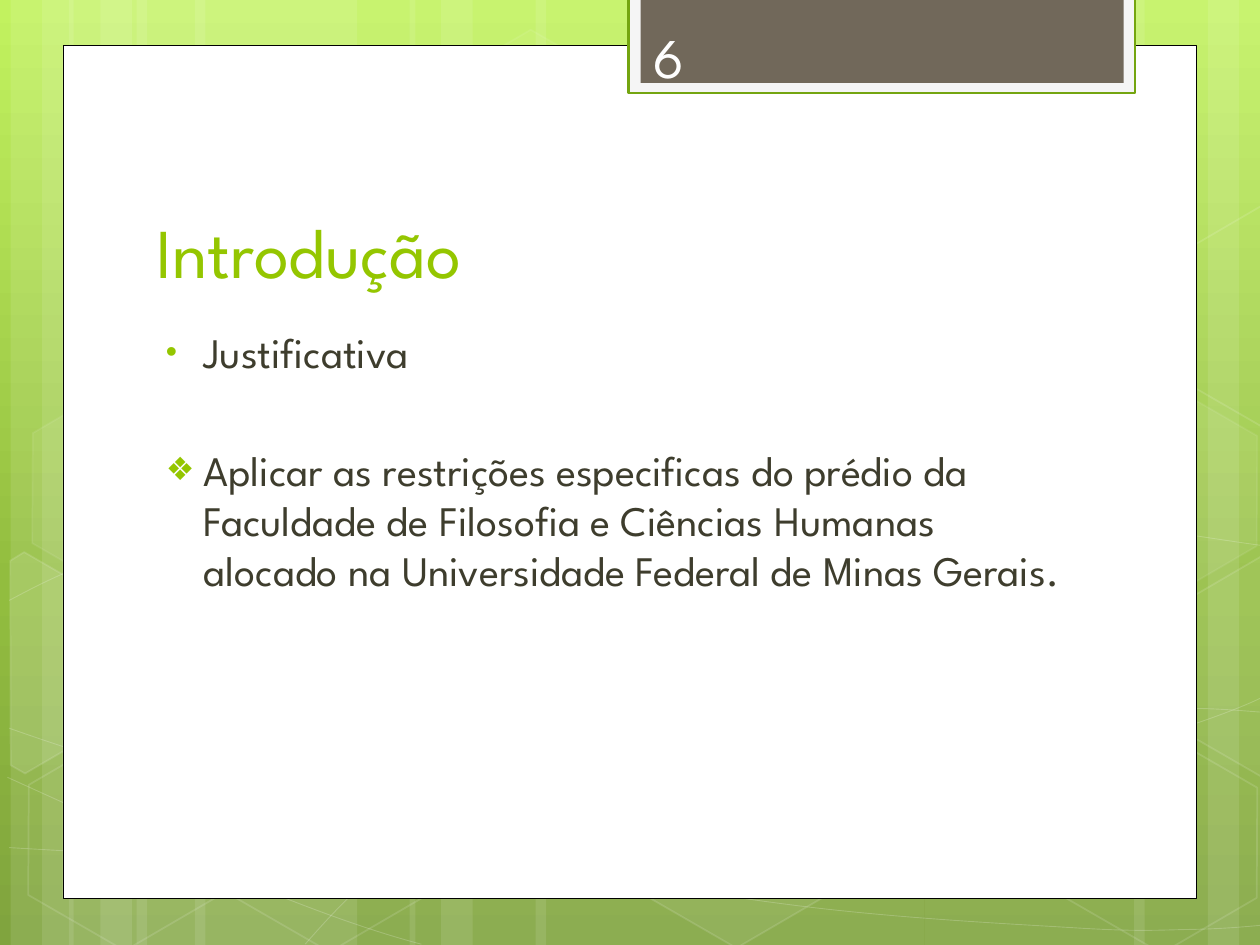
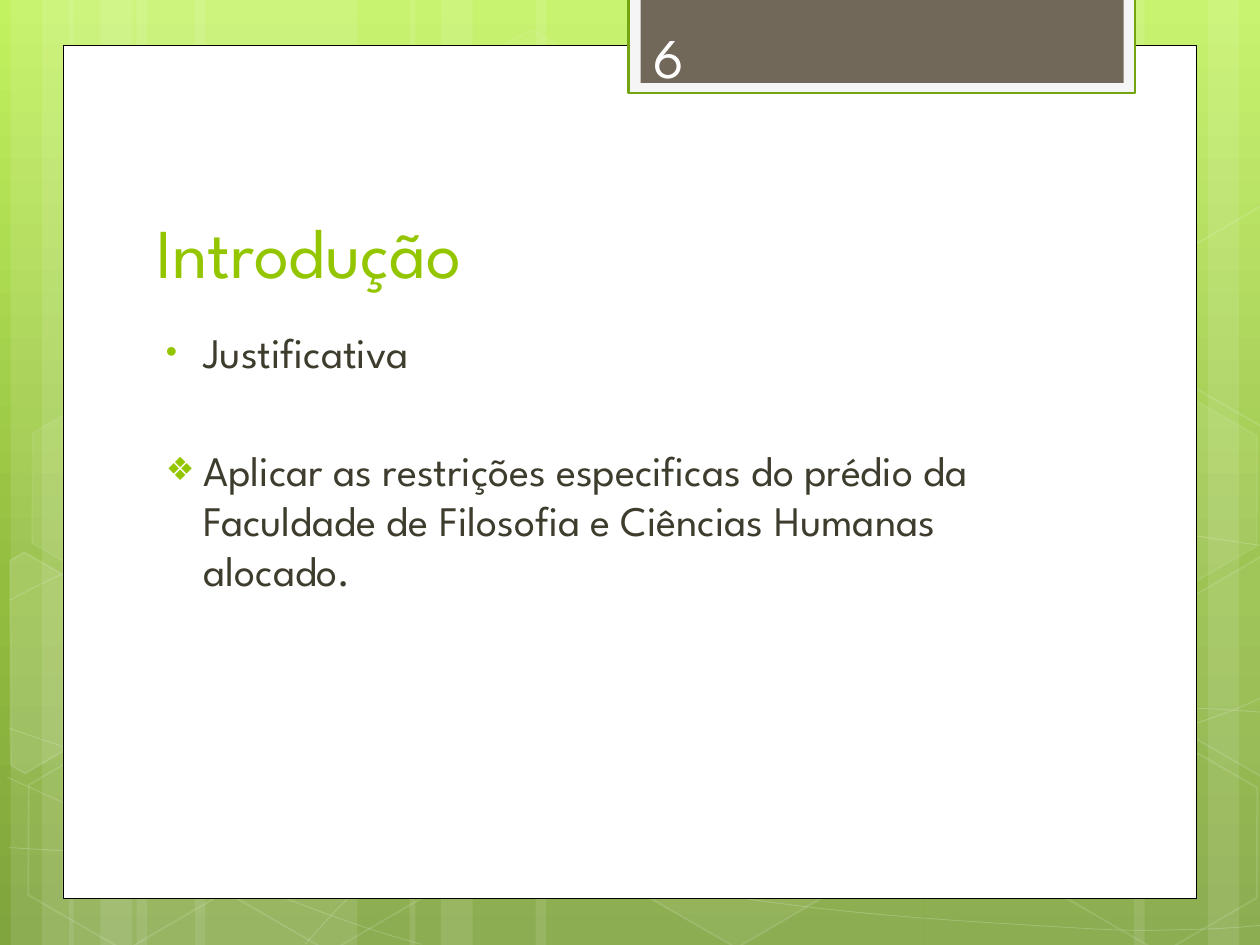
Before and after one commit to alexandregme/tcc2, a slide deck: slide 6 of Apresentação.pptx. Drawn at 1260x945 pixels with LibreOffice and Linux fonts; fonts in the diff are those of the drawing. Boxes give left, top, right and bottom in pixels: in the first picture for what was removed or moved away, otherwise in the second. Text is boxed around its words. In the diff, an @@ line names an element or a change of style, - is before the commit and + after.

```diff
--- a/Apresentação.pptx
+++ b/Apresentação.pptx
@@ text at (204,456,968,587): text changed @@
-❖ Aplicar as restrições especificas do prédio da Faculdade de Filosofia e Ciências Humanas alocado na Universidade Federal de Minas Gerais.
+❖ Aplicar as restrições especificas do prédio da Faculdade de Filosofia e Ciências Humanas alocado.
```
Also in this commit, not shown: 6 other slides changed, 5 other files.
